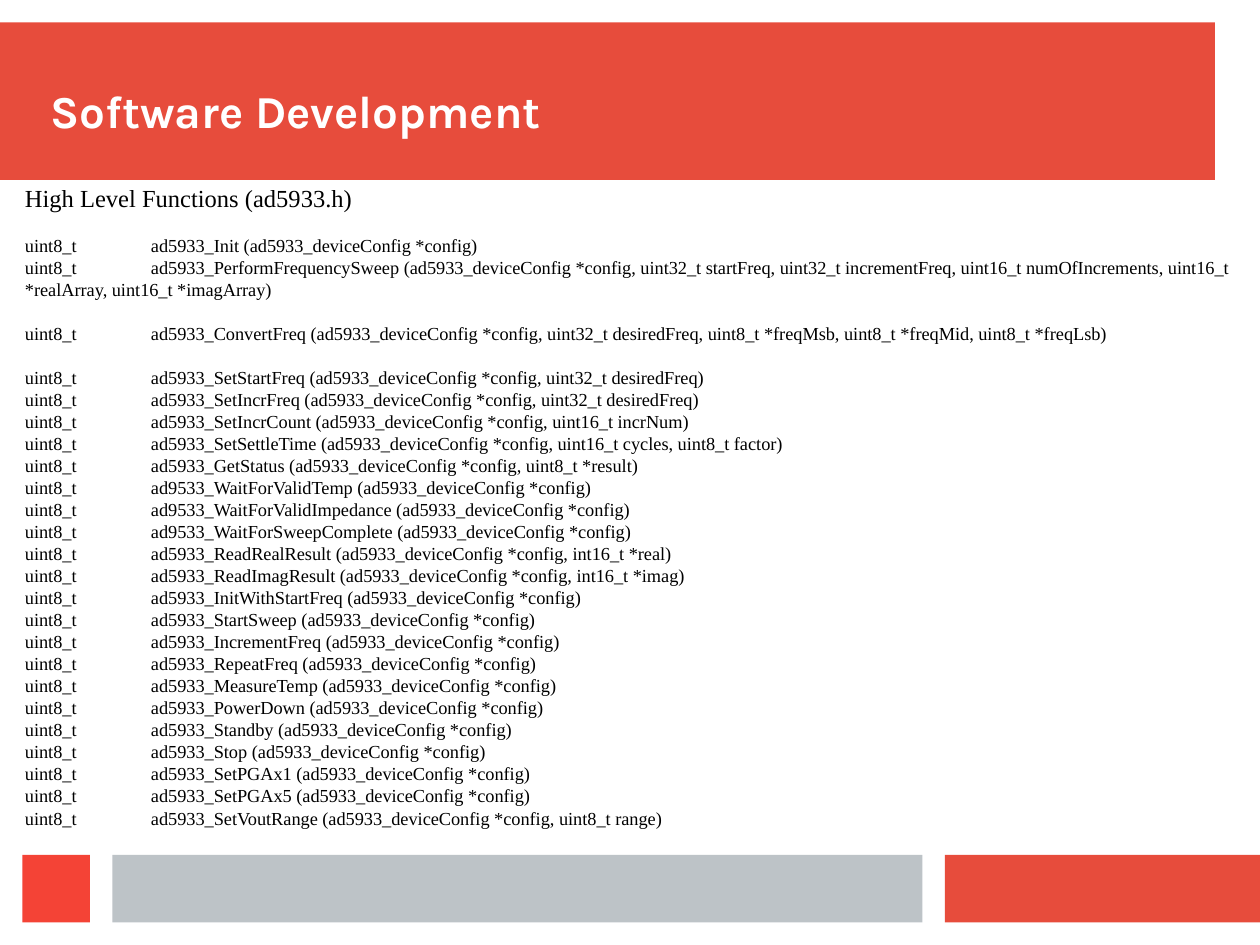
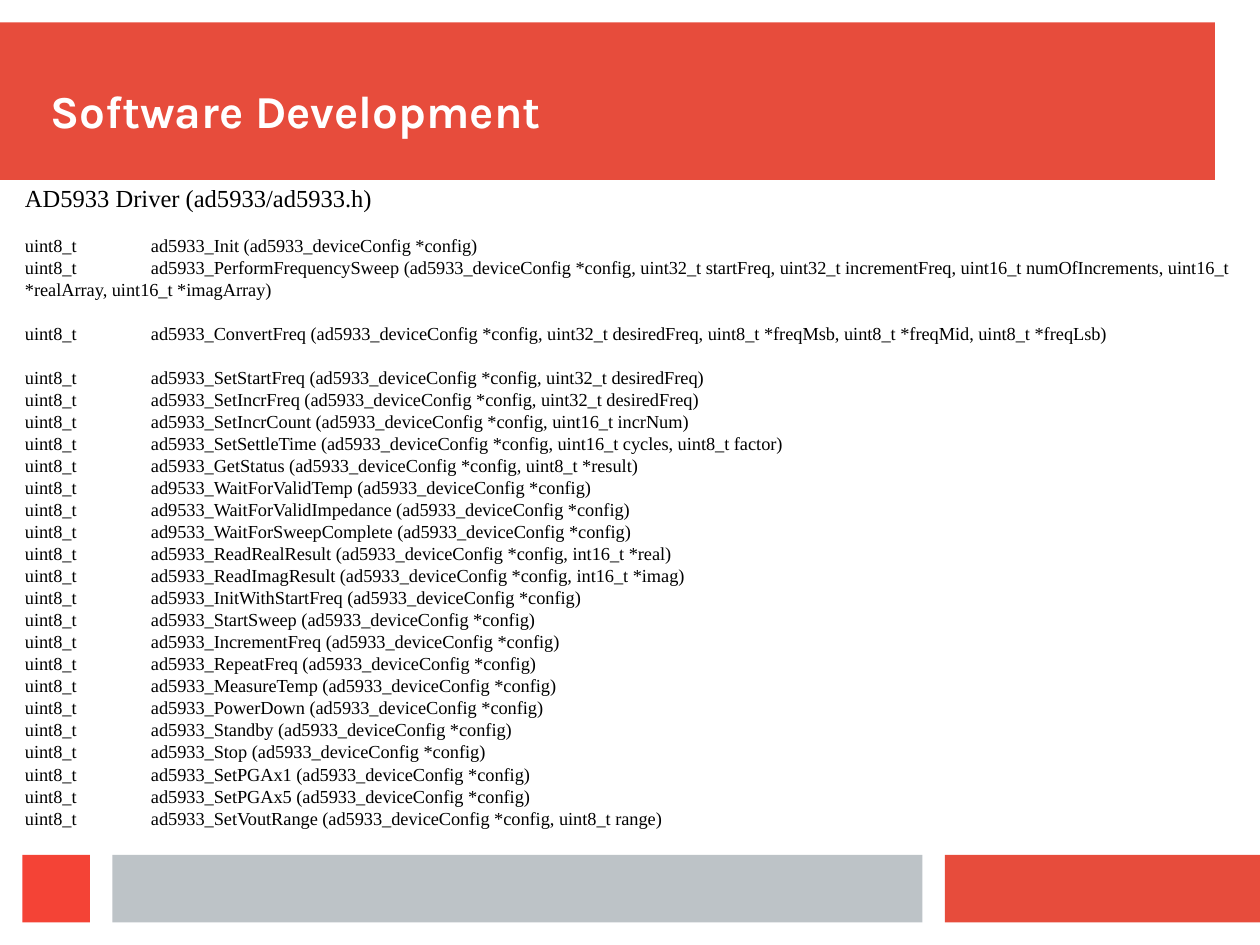
Before and after one commit to ashtonchase/portable_impedance_tomography, a slide deck: slide 19 of documentation/mid_term.odp (slide 12 before the commit). Drawn at 1260x945 pixels with LibreOffice and Linux fonts; fonts in the diff are those of the drawing. Boxes give left, top, right and bottom in pixels: in the first picture for what was removed or moved away, otherwise in the second. Text is boxed around its words. In the diff, an @@ line names an element or a change of style, - is before the commit and + after.

```diff
--- a/documentation/mid_term.odp
+++ b/documentation/mid_term.odp
@@ text at <box>25,190,372,212</box>: text changed @@
-High Level Functions (ad5933.h)
+AD5933 Driver (ad5933/ad5933.h)
```
Also in this commit, not shown: 3 other slides changed, 7 slides added, 1 slide removed, 11 other files.
